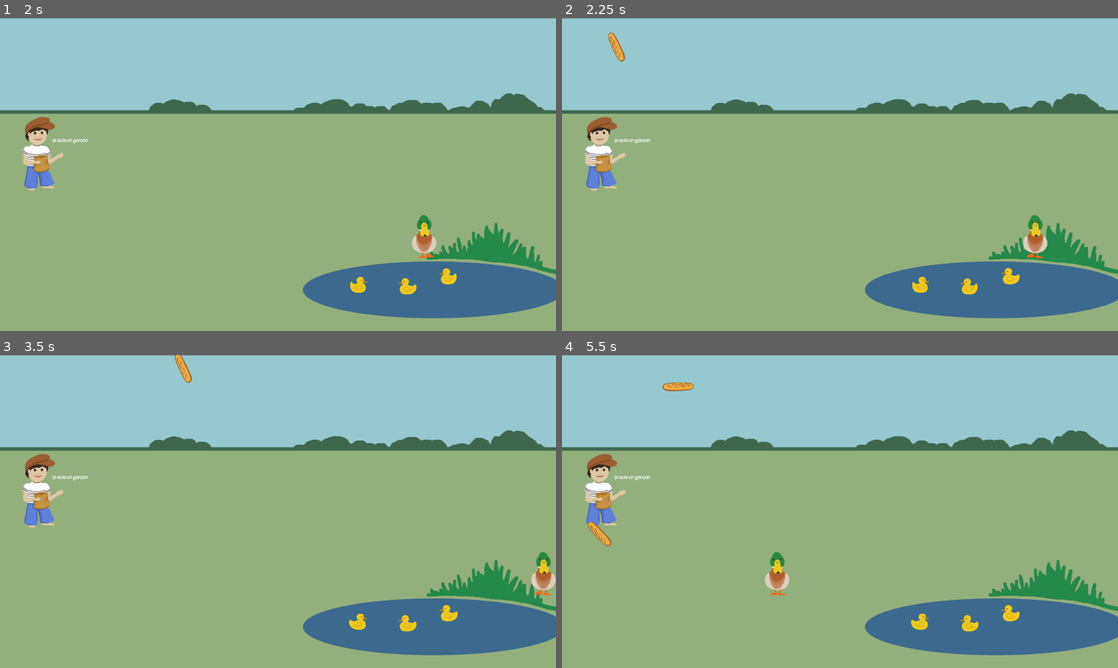
Above: before the commit, frames 1-4 (two rows, left to right).
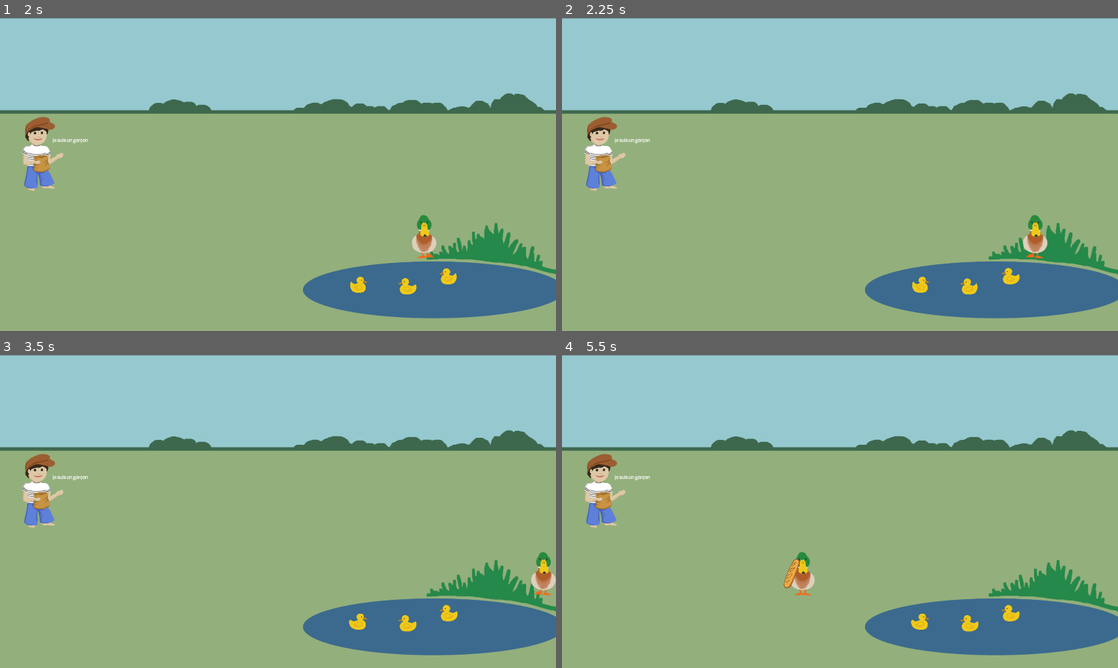
Above: after the commit, the same moments.

Repository: baguette-ballett/baguette-ballett
Game: Godot game, scene res://scenes/intro/intro.tscn
Two runs of this game, one before a commit and one after it. Both use one fixed random seed, a clock stepped at 60 frames per second and the inputs below.
Inputs:
- Up to frame 1 (2 s): click "Start" at 0.5 s; tap Enter (ui_accept) at 1.25 s; hold Right (ui_right) from 1.28 s (still down); hold Enter (ui_accept) from 1.28 s (still down)
- Up to frame 2 (2.25 s): release Right (ui_right) at 2.03 s; release Enter (ui_accept) at 2.03 s; hold Down (ui_down) from 2.03 s (still down); tap Enter (ui_accept) at 2.1 s
- Up to frame 3 (3.5 s): tap Enter (ui_accept) at 2.27, 2.57 s; release Down (ui_down) at 2.78 s; hold Right (ui_right) from 2.78 s (still down); hold Enter (ui_accept) from 2.78 s (still down)
- Up to frame 4 (5.5 s): release Enter (ui_accept) at 3.53 s; tap Enter (ui_accept) at 3.6, 3.77, 4.07, 5.1, 5.27 s; release Right (ui_right) at 4.28 s; hold Enter (ui_accept) 4.28-5.03 s; hold Left (ui_left) from 4.28 s (still down)

Frame 1 is identical in both runs. In frame 2, 0.1% of the frame differs, in the area x 8-12%, y 4-14%; in frame 3, 0.1%; in frame 4, 1.1%, in the area x 4-46%, y 8-77%.

Commit message:
Teach garcon how to throw

Diff:
--- a/scenes/level/level.gd
+++ b/scenes/level/level.gd
@@ -18,9 +18,8 @@
 
 	baguette.position = location.position
 
-	var direction = randf_range(-PI / 8, PI / 8)
-	baguette.rotation = direction
-	var velocity = Vector2(randf_range(200.0, 1000.0), -700.0)
-	baguette.linear_velocity = velocity.rotated(direction)
+	baguette.rotation = randf_range(-PI / 4, PI / 4)
+	var velocity = Vector2(1, -1) * randf_range(200, 1000)
+	baguette.linear_velocity = velocity.rotated(randf_range(-PI / 8, 0))
 
 	add_child(baguette)
--- a/scenes/level/level.tscn
+++ b/scenes/level/level.tscn
@@ -18,7 +18,7 @@
 
 [sub_resource type="Curve2D" id="Curve2D_vpf64"]
 _data = {
-"points": PackedVector2Array(0, 0, 0, 0, 117, 200, 0, 0, 0, 0, 117, 253, 0, 0, 0, 0, 180, 254, 0, 0, 0, 0, 180, 198, 0, 0, 0, 0, 117, 200)
+"points": PackedVector2Array(0, 0, 0, 0, 136, 424, 0, 0, 0, 0, 224, 424, 0, 0, 0, 0, 224, 472, 0, 0, 0, 0, 136, 472, 0, 0, 0, 0, 136, 424)
 }
 point_count = 5
 
@@ -128,15 +128,13 @@
 polygon = PackedVector2Array(479, -99, 483, 14, -390, 16, -382, -105)
 
 [node name="SpawnArea" type="Path2D" parent="."]
-position = Vector2(71, 218)
 curve = SubResource("Curve2D_vpf64")
 
 [node name="SpawnAreaLocation" type="PathFollow2D" parent="SpawnArea"]
-position = Vector2(117, 200)
-rotation = 1.5708
+position = Vector2(136, 424)
 
 [node name="SpawnTimer" type="Timer" parent="."]
-wait_time = 1.5
+wait_time = 3.0
 autostart = true
 
 [node name="BackgroundMusic" type="AudioStreamPlayer" parent="."]
@@ -196,11 +194,9 @@
 action = "right"
 visibility_mode = 1
 
-
 [node name="DucklingsCalling" type="AudioStreamPlayer2D" parent="."]
 stream = ExtResource("12_m0bv2")
 
 [connection signal="body_entered" from="ground body/Area2D" to="player" method="_on_area_2d_body_entered"]
 [connection signal="body_exited" from="ground body/Area2D" to="player" method="_on_area_2d_body_exited"]
-
 [connection signal="timeout" from="SpawnTimer" to="." method="_on_spawn_timer_timeout"]
